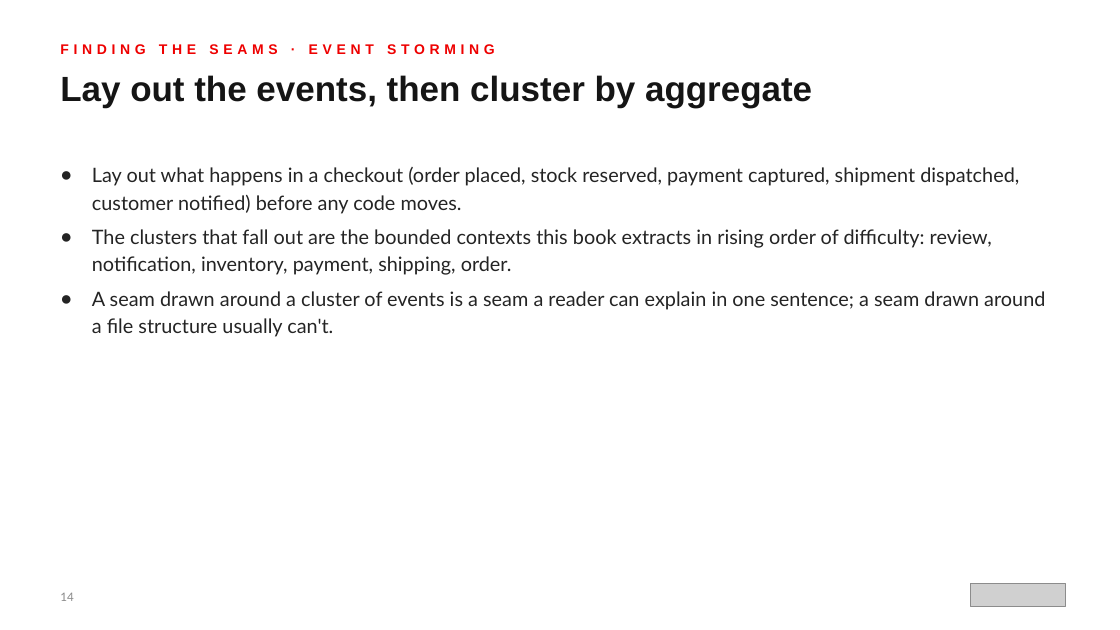
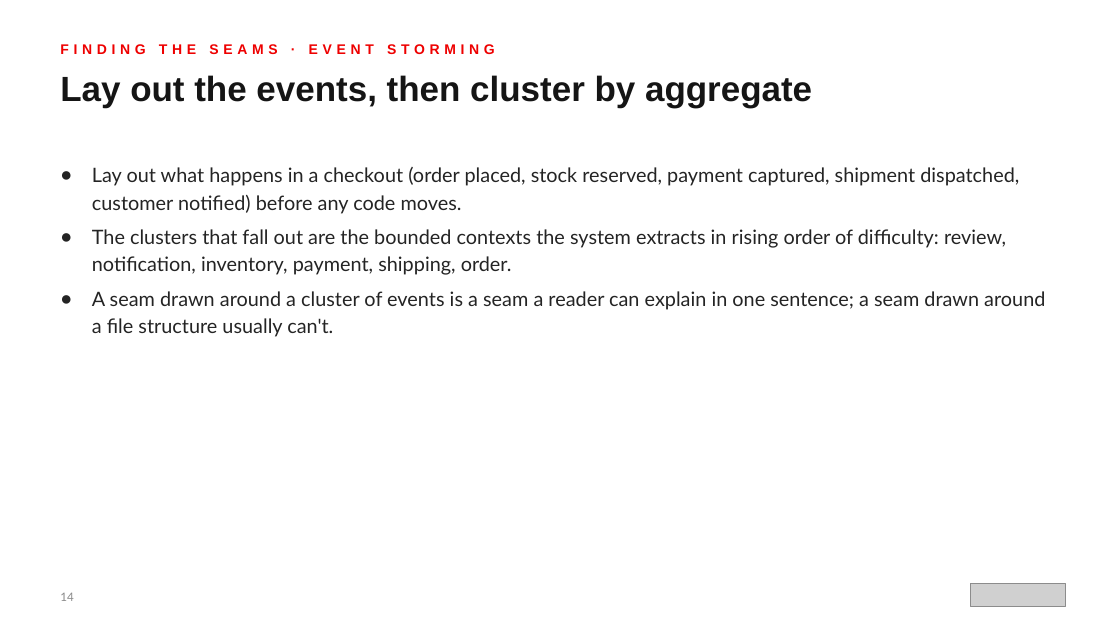
Before and after one commit to patterncatalyst/modernizing-enterprise-applications-python, a slide deck: slide 14 of presentation/lgtm-presentation/Modernizing-201.pptx. Drawn at 1120x630 pixels with LibreOffice and Linux fonts; fonts in the diff are those of the drawing; grey boxes stand for pictures. Boxes give left, top, right and bottom in pixels: in the first picture for what was removed or moved away, otherwise in the second. Text is boxed around its words. In the diff, an @@ line names an element or a change of style, - is before the commit and + after.

```diff
--- a/presentation/lgtm-presentation/Modernizing-201.pptx
+++ b/presentation/lgtm-presentation/Modernizing-201.pptx
@@ text at <box>92,229,1006,275</box>: text changed @@
-● The clusters that fall out are the bounded contexts this book extracts in rising order of difficulty: review, notification, inventory, payment, shipping, order.
+● The clusters that fall out are the bounded contexts the system extracts in rising order of difficulty: review, notification, inventory, payment, shipping, order.
```
Also in this commit, not shown: 9 other slides changed, 10 other files.
